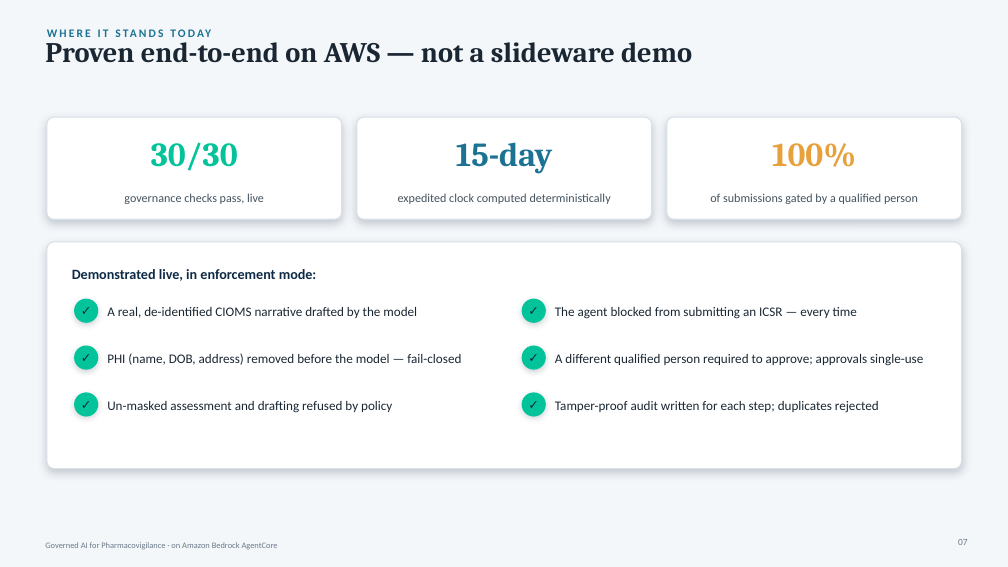
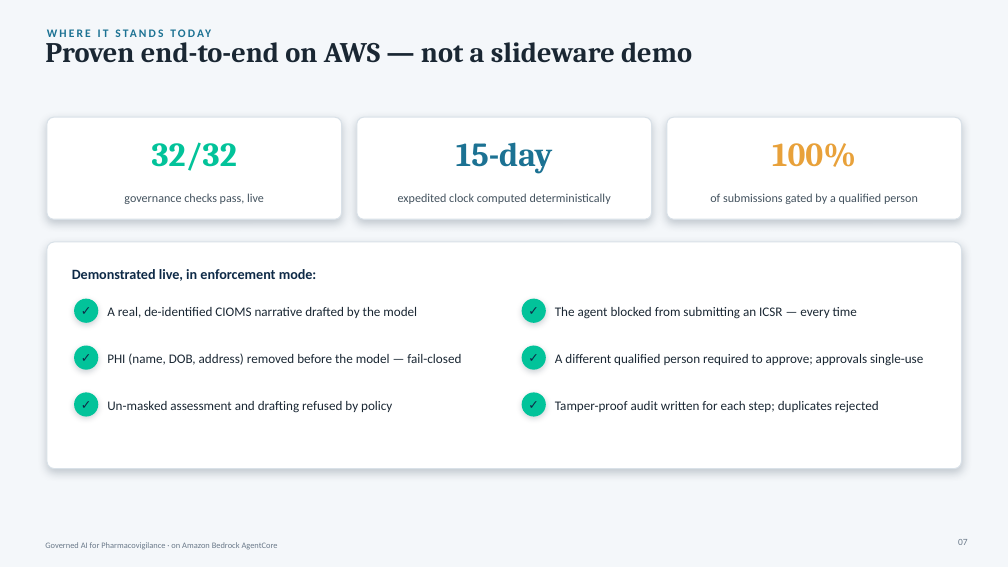
Before and after one commit to virtualryder/pharmacovigilance_agent, a slide deck: slide 7 of docs/PV-AgentCore-Customer.pptx. Drawn at 1008x567 pixels with LibreOffice and Linux fonts; fonts in the diff are those of the drawing. Boxes give left, top, right and bottom in pixels: in the first picture for what was removed or moved away, otherwise in the second. Text is boxed around its words. In the diff, an @@ line names an element or a change of style, - is before the commit and + after.

```diff
--- a/docs/PV-AgentCore-Customer.pptx
+++ b/docs/PV-AgentCore-Customer.pptx
@@ text at (152, 142, 237, 171): text changed @@
-30/30
+32/32
```
Also in this commit, not shown: 1 other slide changed, 10 other files.
